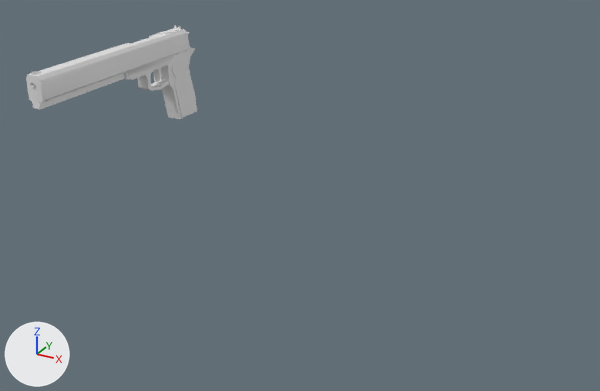
The Blender file sourceAssets/ShooterGame/pistol_new_.blend: old version first, new version second.
Camera for both pictures: a 50 mm lens placed at (0.933, -1.635, 0.292), pointed at (0.158, -0.225, -0.413). Arrows for +X, +Y and +Z are at lower left; the lights stay in place. The picture after the commit comes second. Mesh edges are drawn as thin lines on the coarser meshes.
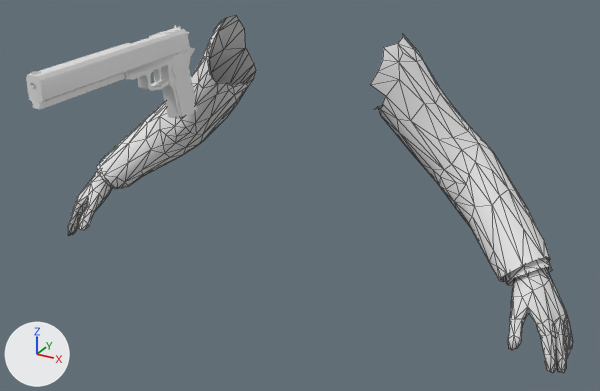
Location of each change, (x1, y1, x2, y2) in pixels of the pictures (600 x 391 px):
'PlayerModelMerged.003', shown: after (68, 15, 573, 373)

Edits to the bpy script that builds the scene:
```text
Change ob_playermodelmerged_003:
    remove ob_playermodelmerged_003.hide_set(True)
```
